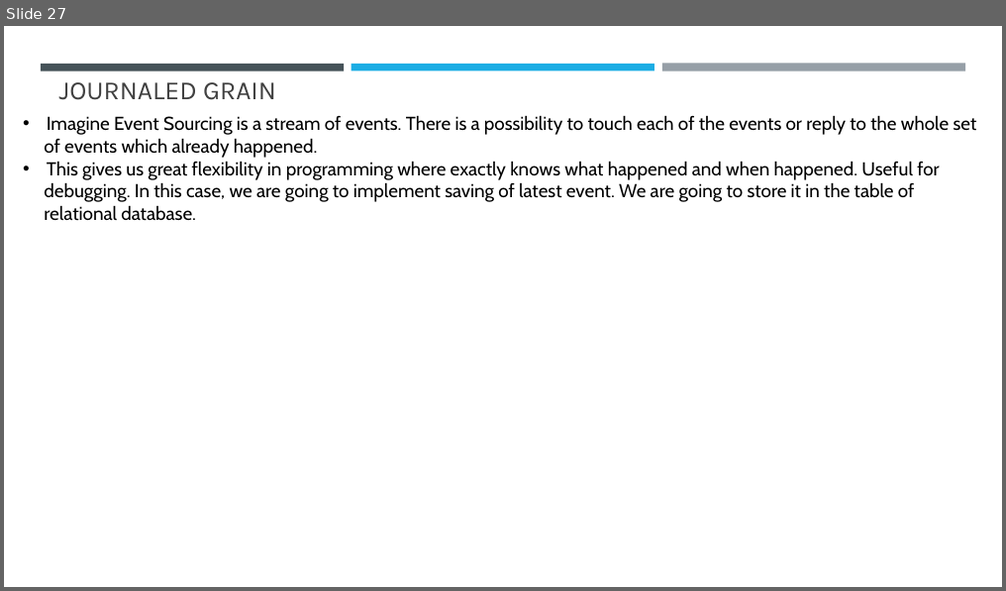
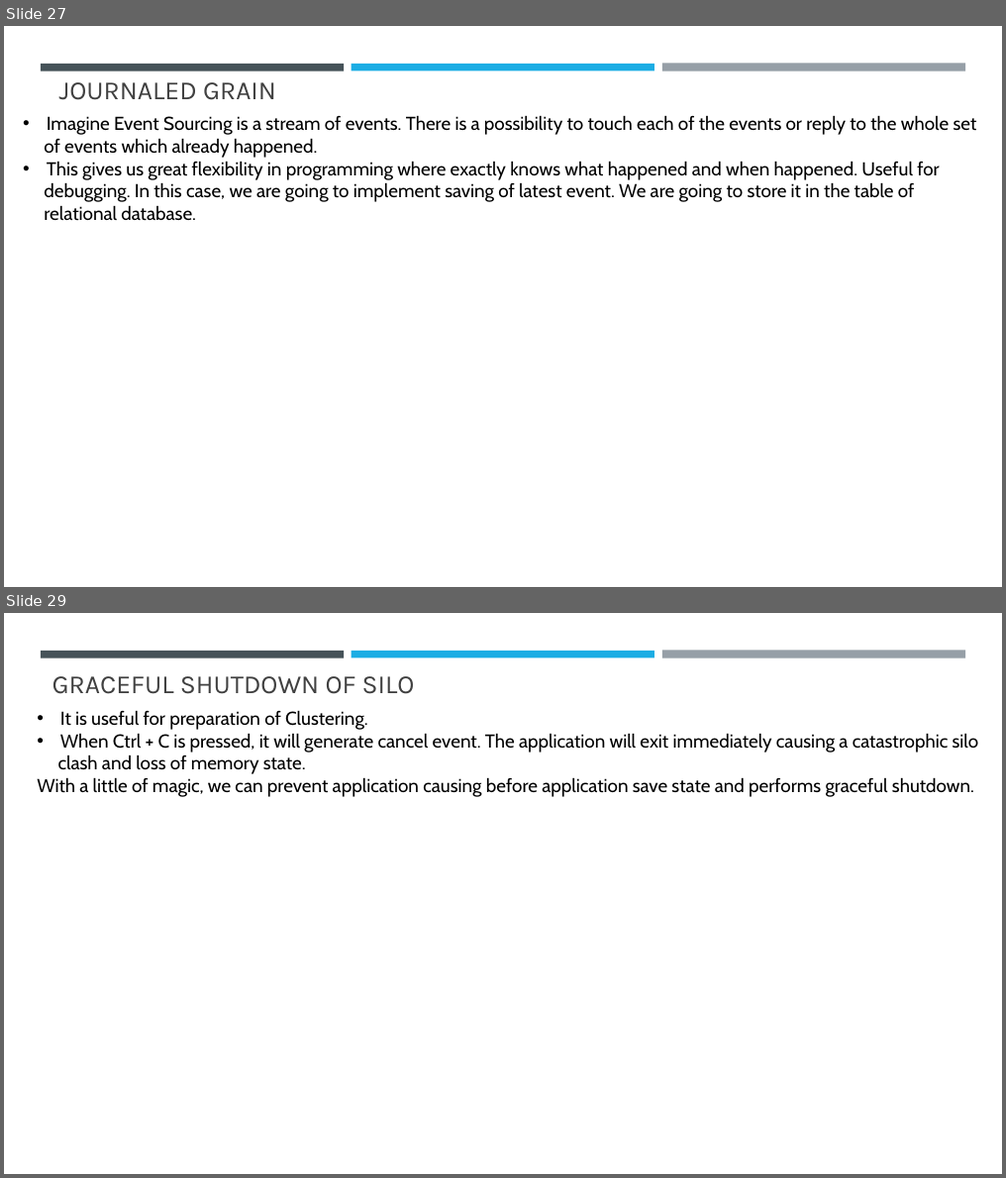
Before and after one commit to sansindia85/Orleans, a slide deck: Presentation/Microsoft Orleans.pptx. Shown one above the other, each under a label of ours: slide 27 before the commit, slides 27 and 29 after it; the slides between them are not shown. The pictures are 1006x591 and 1006x1178 pixels, drawn with LibreOffice and Linux fonts; fonts in the diff are those of the drawing. Boxes give left, top, right and bottom in pixels: in the first picture for what was removed or moved away, otherwise in the second. Text is boxed around its words. In the diff, an @@ line names an element or a change of style, - is before the commit and + after.

Commit message:
Graceful shutdown of Silo.

```diff
--- a/Presentation/Microsoft Orleans.pptx
+++ b/Presentation/Microsoft Orleans.pptx
@@ slide 29 added at box(4, 613, 1002, 1174), background #FFFFFF; not listed: 3 template elements that a slide beside it also shows @@
@@ title added at box(53, 676, 415, 694), 25.2 pt, text #404040 @@
+GRACEFUL SHUTDOWN OF SILO
@@ text added at box(37, 710, 979, 797), 18 pt, text #000000 @@
+• It is useful for preparation of Clustering.
+• When Ctrl + C is pressed, it will generate cancel event. The application will exit immediately causing a catastrophic silo
+clash and loss of memory state.
+With a little of magic, we can prevent application causing before application save state and performs graceful shutdown.
```
Also in this commit, not shown: 1 other slide added, 22 other files.
